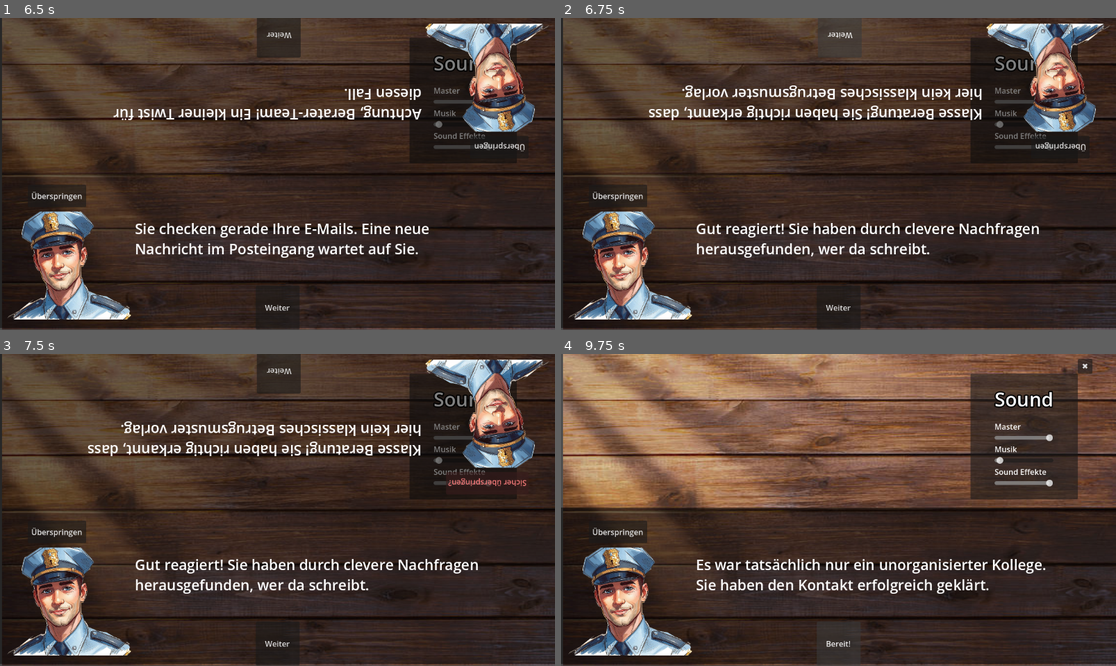
Above: before the commit, frames 1-4 (two rows, left to right).
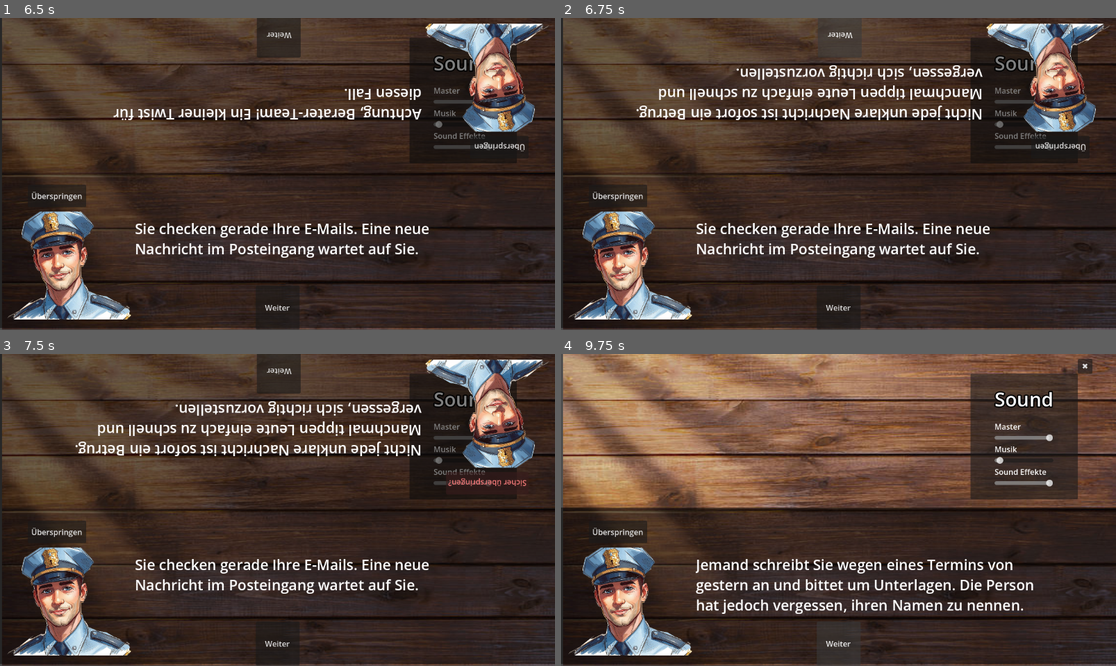
Above: after the commit, the same moments.

Repository: EgmundEGG/Enkeltrickbetr-ger-Spiel
Game: Godot game, scene res://Scenes/MainMenu.tscn
The game is run twice, just before and just after one commit, with the same random seed, the same clock (stepped at 60 frames per second) and the same inputs.
Inputs:
- Up to frame 1 (6.5 s): click "Direktnachrichten" at 0.5 s; click "Wer ist da?" at 1.25 s; click "Welcher Enkel?" at 2 s; click "Wie heißt du?" at 2.75 s; click "Das ist Betrug!" at 3.5 s; click "LVL" at 4.25 s; click "LVL 1" at 5 s; click "✖" at 5.75 s
- Up to frame 2 (6.75 s): click "Weiter" at 6.5 s
- Up to frame 3 (7.5 s): click "Überspringen" at 7.25 s
- Up to frame 4 (9.75 s): click "Sicher überspringen?" at 8 s; click "✖" at 8.75 s; click "Weiter" at 9.5 s

Frame 1 is identical in both runs. In frame 2, 5.4% of the frame differs, in the area x 13-87%, y 15-77%; in frame 3, 5.4%; in frame 4, 3.5%.

Commit message:
weitere Dinge

Diff:
--- a/enkeltrick-betrug/Scenes/handy.gd
+++ b/enkeltrick-betrug/Scenes/handy.gd
@@ -23,7 +23,7 @@
 	chat.level_beendet.connect(_on_level_beendet)
 
 func _on_level_beendet(ergebnis_id: String):
-	await get_tree().create_timer(3.0).timeout # spiegelt den Delay wieder bis der Agent quatscht
+	await get_tree().create_timer(8.0).timeout # spiegelt den Delay wieder bis der Agent quatscht
 	phase = "outro"
 	chat.hide()
 	infoText.hide()
--- a/enkeltrick-betrug/lvl/lvl_1.gd
+++ b/enkeltrick-betrug/lvl/lvl_1.gd
@@ -64,7 +64,7 @@
 	"options": [
 		{"text": "Das ist viel Geld...", "next": "druck2"},
 		{"text": "Ich überweise sofort.", "next": "lose"},
-		{"text": "Ich prüfe das erst.", "next": "win"}
+		{"text": "Ich prüfe das erst.", "next": "lucky"}
 	]
 },
 
@@ -81,7 +81,7 @@
 	"text": "Bitte Oma es ist dringend!! Ich bekomme sonst große Probleme 😭",
 	"options": [
 		{"text": "Okay ich zahle.", "next": "lose"},
-		{"text": "Das klingt nach Betrug.", "next": "win"},
+		{"text": "Das klingt nach Betrug.", "next": "lucky"},
 		{"text": "Ich komme vorbei.", "next": "enttarnt"}
 	]
 },
@@ -90,7 +90,7 @@
 	"text": "Danke dir ❤️ ich schicke dir gleich die Kontodaten",
 	"options": [
 		{"text": "Alles klar.", "next": "lose"},
-		{"text": "Moment mal...", "next": "enttarnt"},
+		{"text": "Moment mal...", "next": "lucky"},
 		{"text": "Ich überprüfe das.", "next": "win"}
 	]
 },
@@ -130,6 +130,10 @@
 "win": {
 	"text": "✅ Gut gemacht! Du hast den Betrug erkannt.",
 	"options": []
+},
+"lucky": {
+	"text": "⚠️ GLÜCK GEHABT!\n\nDu hast die Überweisung im allerletzten Moment noch abgebrochen! Das war ein Betrüger. Du hast ihm anfangs viel zu schnell vertraut, aber zum Glück dein Geld behalten.",
+	"options": []
 }
 }
 
--- a/enkeltrick-betrug/lvl/lvl_2.gd
+++ b/enkeltrick-betrug/lvl/lvl_2.gd
@@ -84,6 +84,10 @@
 "win": {
 	"text": "✅ BETRUG ERKANNT\n\nSehr gut!\nDu hast typische Warnzeichen erkannt:\n- Zeitdruck\n- kleine Gebühr\n- unbekannter Link\n- künstliche Dringlichkeit\n\nDu bist sicher geblieben.",
 	"options": []
+},
+"lucky": {
+	"text": "⚠️ GLÜCK GEHABT\n\nDu hast den Vorgang noch rechtzeitig abgebrochen!\nDas Geld ist sicher, aber das Anklicken des Links war extrem riskant. So können Betrüger Schadsoftware auf dein Smartphone laden.",
+	"options": []
 }
 }
 
